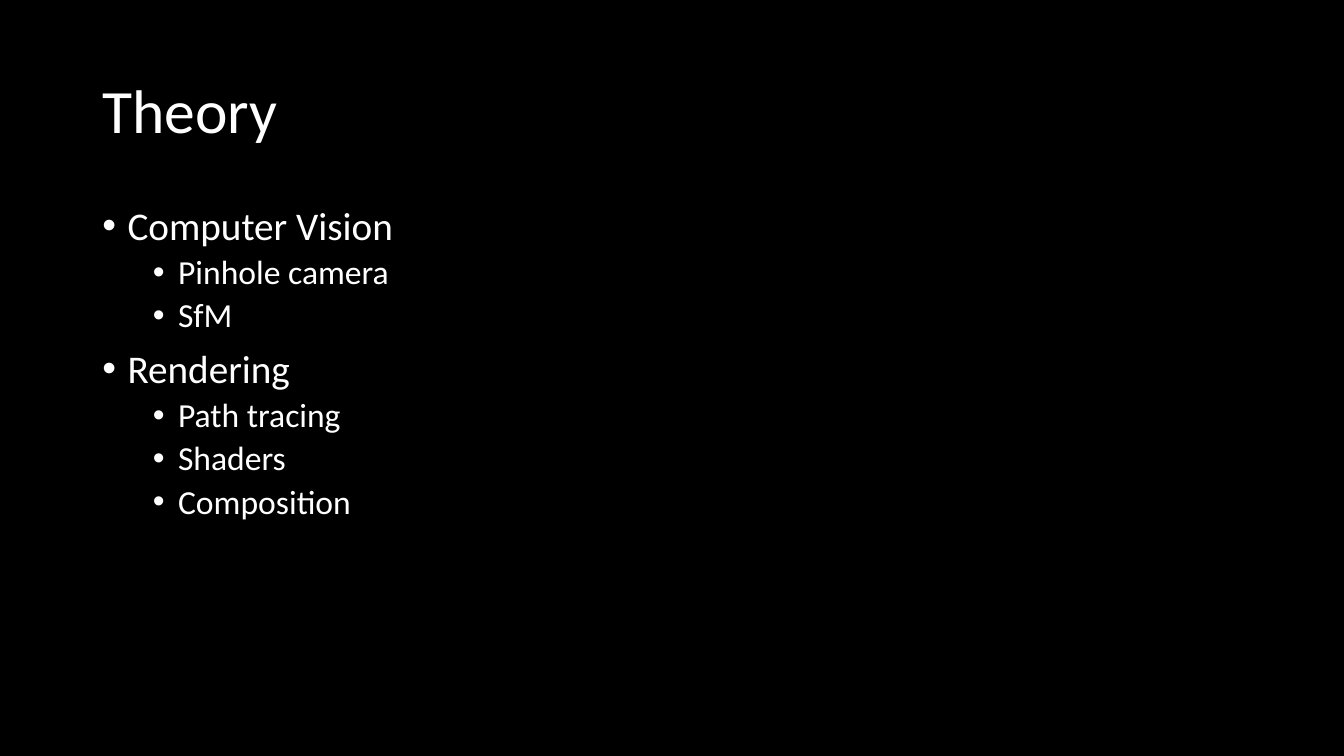
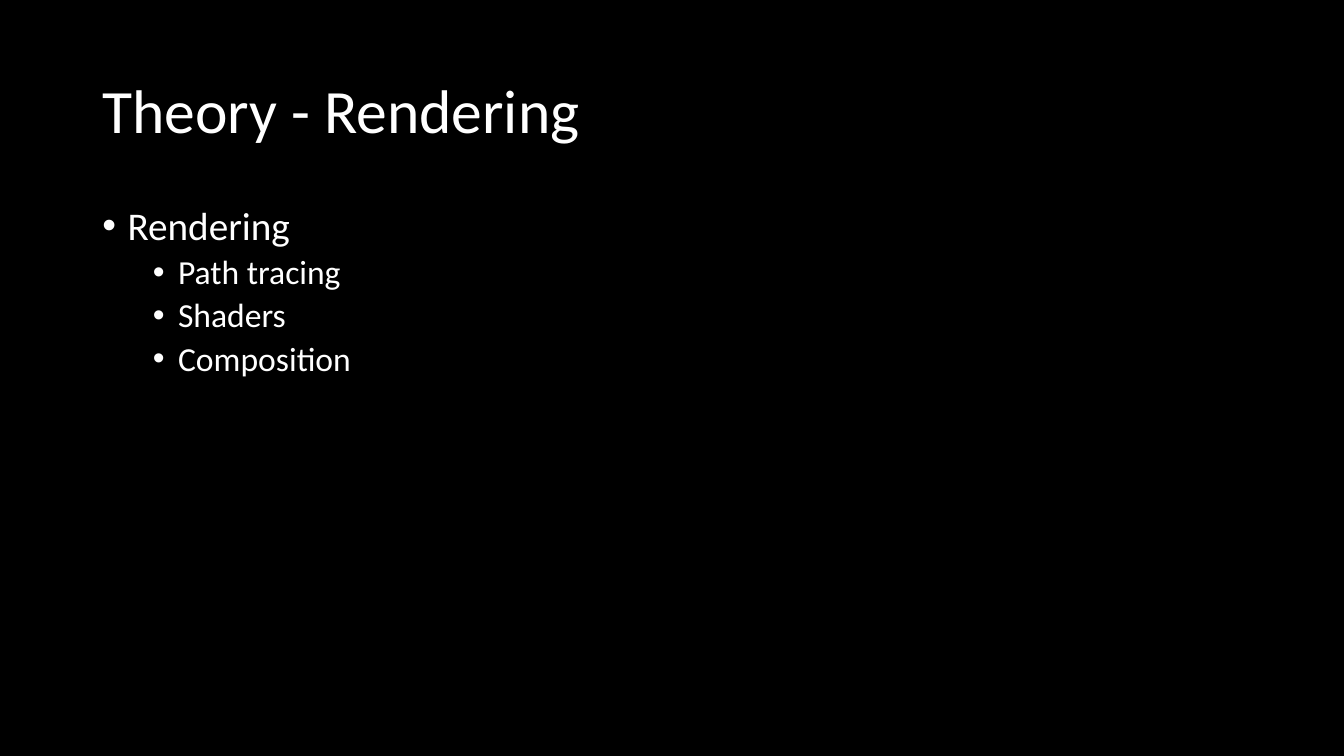
Before and after one commit to SISPO-developers/sispo, a slide deck: slide 4 of doc/thesis/Presentation/Thesis_presentation.pptx (slide 3 before the commit). Drawn at 1344x756 pixels with LibreOffice and Linux fonts; fonts in the diff are those of the drawing; background and template pictures are left out. Boxes give left, top, right and bottom in pixels: in the first picture for what was removed or moved away, otherwise in the second. Text is boxed around its words. In the diff, an @@ line names an element or a change of style, - is before the commit and + after.

```diff
--- a/doc/thesis/Presentation/Thesis_presentation.pptx
+++ b/doc/thesis/Presentation/Thesis_presentation.pptx
@@ title at (102, 90, 579, 144): text changed @@
-Theory
+Theory - Rendering
@@ text at (128, 213, 393, 328): paragraphs removed @@
-• Computer Vision
-  • Pinhole camera
-  • SfM
```
Also in this commit, not shown: 5 other slides changed, 4 slides added, 1 other file.
